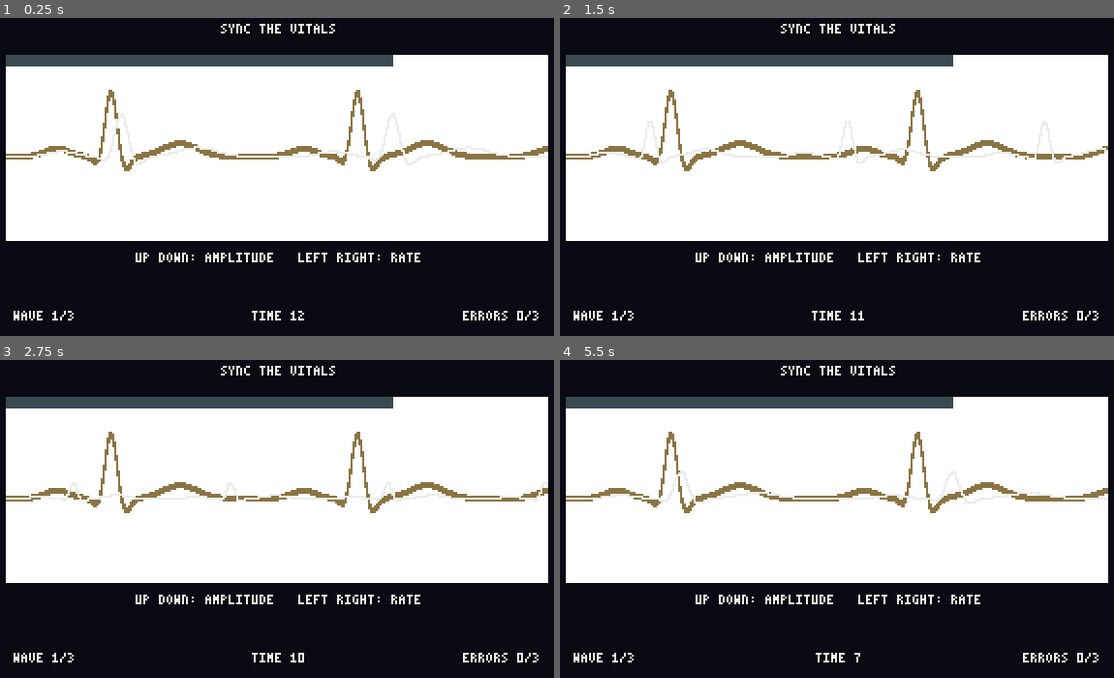
Above: before the commit, frames 1-4 (two rows, left to right).
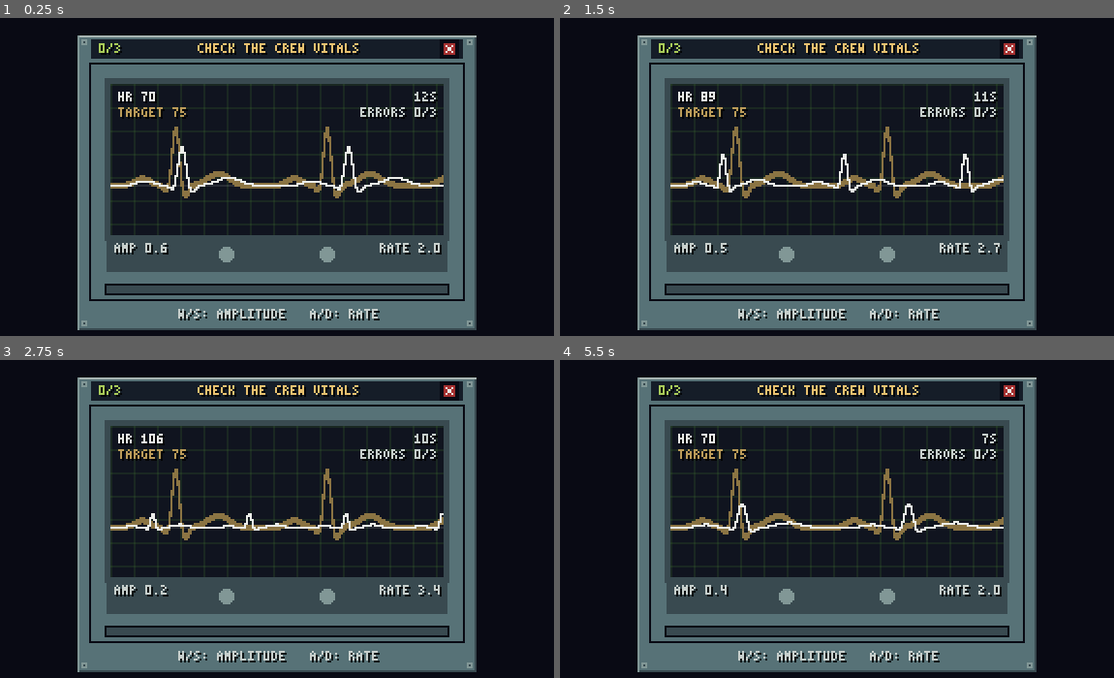
Above: after the commit, the same moments.

Repository: HattoriLoL/Artemis-Adventure
Game: Godot game, scene res://cenas/minigame_vitais.tscn
Two runs of this game, one before a commit and one after it. Both use one fixed random seed, a clock stepped at 60 frames per second and the inputs below. This scene is started directly instead of the project's main scene.
Inputs (mouse positions are in pixels of both pictures, inside the frame that each line leads up to):
- Up to frame 1 (0.25 s): no input
- Up to frame 2 (1.5 s): tap Enter (ui_accept) at 0.5, 0.77 s; move the mouse to (975, 164) at 0.52 s; hold D (direita) 0.53-1.28 s; hold E (usar) 0.53-1.28 s; click (975, 164) at 0.67 s; move the mouse to (715, 199) at 1.27 s; hold S (baixo) from 1.28 s (still down); tap Shift at 1.35 s; click (715, 199) at 1.42 s
- Up to frame 3 (2.75 s): tap Enter (ui_accept) at 1.52 s; move the mouse to (337, 449) at 2.02 s; release S (baixo) at 2.03 s; hold D (direita) from 2.03 s (still down); tap X at 2.1 s; click (337, 449) at 2.17 s
- Up to frame 4 (5.5 s): move the mouse to (803, 595) at 2.77 s; release D (direita) at 2.78 s; hold W (cima) 2.78-3.53 s; tap J at 2.85 s; click (803, 595) at 2.92 s; tap Enter (ui_accept) at 3.02, 3.77, 4.52 s; move the mouse to (1025, 576) at 3.52 s; hold A (esquerda) 3.53-5.03 s; tap 1 at 3.6 s; click (1025, 576) at 3.67 s; tap Escape (ui_cancel) at 4.15 s; move the mouse to (648, 471) at 4.27 s; tap 2 at 4.35 s; click (648, 471) at 4.42 s; move the mouse to (870, 525) at 5.02 s; hold S (baixo) from 5.03 s (still down); tap 3 at 5.1 s; click (870, 525) at 5.17 s

The runs differ from the first frame. In frame 1, 77% of the frame differs, in the area x 1-99%, y 1-99%; in frame 2, 77%; in frame 3, 77%; in frame 4, 77%.

Commit message:
Sinais vitais: tarefa CHECK THE CREW VITALS no Habitat (nos beliches), só no dia seguinte à erupção solar, +10 HEALTH
- o boletim desse dia avisa que a tripulação tomou uma dose de radiação; o computador mostra a tarefa na previsão
- minigame no padrão dos outros com o eletrocardiograma do PR: sinal falhou, taxa_erro() e comecou() (antes,
  perder rendia tudo), X e Esc, demo; frequência cardíaca na tela em bpm
- tutorial de primeira vez com um fato real (Artemis I: Helga e Zohar, NASA)

Diff:
--- a/jogo/cenas/minigame_vitais.tscn
+++ b/jogo/cenas/minigame_vitais.tscn
@@ -1,49 +1,13 @@
-[gd_scene format=3 uid="uid://de3qqqr46kn3h"]
+[gd_scene load_steps=2 format=3]
 
-[ext_resource type="Script" uid="uid://761pimqk85tt" path="res://scripts/minigame_vitais.gd" id="1_456su"]
+[ext_resource type="Script" path="res://scripts/minigame_vitais.gd" id="1_vitais"]
 
-[node name="MinigameVitais" type="Control" unique_id=1121374527]
+[node name="MinigameVitais" type="Control"]
 layout_mode = 3
-anchors_preset = 0
-script = ExtResource("1_456su")
-
-[node name="Fundo" type="ColorRect" parent="." unique_id=1346489084]
-layout_mode = 0
-offset_right = 320.0
-offset_bottom = 180.0
-color = Color(0.03529412, 0.039215688, 0.078431375, 1)
-
-[node name="Area" type="ColorRect" parent="." unique_id=1700309593]
-layout_mode = 0
-offset_left = 20.0
-offset_top = 24.0
-offset_right = 300.0
-offset_bottom = 120.0
-
-[node name="Grafico" type="Control" parent="." unique_id=1200557190]
-anchors_preset = 0
-offset_left = 20.0
-offset_top = 24.0
-offset_right = 300.0
-offset_bottom = 120.0
-
-[node name="Barra" type="ColorRect" parent="." unique_id=2936550]
-layout_mode = 0
-offset_left = 20.0
-offset_top = 24.0
-offset_right = 220.0
-offset_bottom = 30.0
-color = Color(0.22352941, 0.2901961, 0.3137255, 1)
-
-[node name="Cheia" type="ColorRect" parent="." unique_id=1543947599]
-layout_mode = 0
-offset_left = 60.0
-offset_top = 140.0
-offset_right = 60.0
-offset_bottom = 146.0
-color = Color(0.9098039, 0.75686276, 0.4392157, 1)
-
-[node name="Textos" type="Control" parent="." unique_id=1341940983]
-anchors_preset = 0
-offset_right = 320.0
-offset_bottom = 180.0
+anchors_preset = 15
+anchor_right = 1.0
+anchor_bottom = 1.0
+grow_horizontal = 2
+grow_vertical = 2
+mouse_filter = 2
+script = ExtResource("1_vitais")
--- a/jogo/dados/recursos.json
+++ b/jogo/dados/recursos.json
@@ -16,6 +16,7 @@
   "habitat/refeicao": {"comida": -5, "condicao": 10},
   "habitat/agua": {"oxigenio": 8},
   "habitat/chuveiro": {"condicao": 8},
+  "habitat/vitais": {"condicao": 10},
   "estufa/regar": {"comida": 5, "condicao": 5, "oxigenio": 3},
   "estufa/irrigacao": {"comida": 5},
   "abrigo/blindagem": {},
--- a/jogo/dados/tutoriais.json
+++ b/jogo/dados/tutoriais.json
@@ -157,5 +157,17 @@
   "fato": "ON THE ISS, NASA'S XROOTS TEST GREW PLANTS WITH NO SOIL: WATER AND NUTRIENTS REACH THE ROOTS AS A MIST OR A THIN FLOW. IT COULD FEED BIGGER GARDENS ON FUTURE MISSIONS.",
   "fonte": "NASA - XROOTS ON THE ISS",
   "url": "https://science.nasa.gov/biological-physical/investigations/xroots/"
+ },
+ "vitais": {
+  "titulo": "CHECK THE CREW VITALS",
+  "passos": [
+   "[W] [S] CHANGE THE AMPLITUDE OF YOUR WAVE.",
+   "[A] [D] CHANGE ITS RATE (THE HEART BEATS PER MINUTE).",
+   "MATCH THE YELLOW WAVE FOR 2 SECONDS. 3 WAVES IN ALL.",
+   "RUNNING OUT OF TIME ON A WAVE IS AN ERROR."
+  ],
+  "fato": "ON ARTEMIS I, TWO MANNEQUIN TORSOS, HELGA AND ZOHAR, FLEW AROUND THE MOON WITH OVER 5,600 RADIATION SENSORS. ZOHAR WORE A SHIELDING VEST AND HELGA DID NOT, TO MEASURE THE DOSE A CREW WOULD TAKE.",
+  "fonte": "NASA - ARTEMIS I SPACE RADIATION RESEARCH",
+  "url": "https://www.nasa.gov/general/artemis-i-space-radiation-research-to-help-moon-mars-explorers/"
  }
 }
--- a/jogo/salas/habitat.json
+++ b/jogo/salas/habitat.json
@@ -104,6 +104,13 @@
    "y": 100,
    "texto": "REMOVE THE MOON DUST",
    "minigame": "res://cenas/minigame_chuveiro.tscn"
+  },
+  {
+   "id": "vitais",
+   "x": 276,
+   "y": 128,
+   "texto": "CHECK THE CREW VITALS",
+   "minigame": "res://cenas/minigame_vitais.tscn"
   }
  ],
  "inicio": [
--- a/jogo/scripts/ciclo_dias.gd
+++ b/jogo/scripts/ciclo_dias.gd
@@ -16,6 +16,7 @@
 const TELA_POUSO := "res://cenas/escolha_pouso.tscn"
 const EVENTOS_SOLARES := "res://dados/eventos_solares.json"
 const BLINDAGEM := "abrigo/blindagem"         # o dia da erupção sempre oferece reforçar a blindagem
+const VITAIS := "habitat/vitais"              # e o dia seguinte a ela, o exame dos sinais vitais da tripulação
 const LARANJA := Color("#de9e41")
 
 const PRETO := Color("#090a14")
@@ -206,6 +207,8 @@
 	hoje = regras["dias"][Missao.dia - 1]["tarefas"].duplicate()
 	if Missao.dia == Missao.dia_erupcao and not BLINDAGEM in hoje:
 		hoje.append(BLINDAGEM)
+	if Missao.dia_erupcao > 0 and Missao.dia == Missao.dia_erupcao + 1 and not VITAIS in hoje:
+		hoje.append(VITAIS)
 	acoes = 0
 	Recursos.noite = eh_noite(Missao.dia)
 	Missao.historico.append({"dia": Missao.dia, "noite": Recursos.noite, "acoes": [], "ids": [], "valores": {}})
@@ -392,6 +395,8 @@
 		return quebrar("SPACE WEATHER: solar activity rising. A solar storm is likely tomorrow. Reinforcing the shielding cuts the dose. Details on the navigation computer.", largura)
 	if Missao.dia == Missao.dia_erupcao:
 		return quebrar("SOLAR STORM TODAY: when the alarm sounds, run to the shielded shelter.", largura)
+	if Missao.dia == Missao.dia_erupcao + 1:
+		return quebrar("AFTER THE STORM: the crew took a radiation dose. Check their vitals at the bunks in the habitat.", largura)
 	return []
 
 
--- a/jogo/scripts/computador_navegacao.gd
+++ b/jogo/scripts/computador_navegacao.gd
@@ -17,6 +17,7 @@
 const Ciclo = preload("res://scripts/ciclo_dias.gd")
 const EVENTOS := "res://dados/eventos_solares.json"
 const BLINDAGEM := "abrigo/blindagem"
+const VITAIS := "habitat/vitais"
 const HORIZONTE := 2                  # dias à frente que o modelo solar enxerga (o boletim só vê 1)
 
 const BRANCO := Color("#ebede9")
@@ -227,6 +228,8 @@
 		mapa.ciclo.regras["dias"][d - 1]["tarefas"].duplicate()
 	if d == Missao.dia_erupcao and Missao.dia >= d - 1 and not BLINDAGEM in ids:
 		ids.append(BLINDAGEM)
+	if d == Missao.dia_erupcao + 1 and Missao.dia >= Missao.dia_erupcao - 1 and not VITAIS in ids:
+		ids.append(VITAIS)
 	var nomes := []
 	for id in ids:
 		var tf: Dictionary = mapa._tarefa(id)
--- a/jogo/scripts/minigame_vitais.gd
+++ b/jogo/scripts/minigame_vitais.gd
@@ -1,13 +1,44 @@
 extends Control
+## Minigame "sinais vitais" (CHECK THE CREW VITALS), nos beliches do Habitat, no dia seguinte à erupção solar: o
+## monitor mostra o eletrocardiograma de um tripulante. A onda-alvo (amarela) é a do exame; o jogador ajusta a
+## amplitude (W/S) e o ritmo (A/D) da sua onda até as duas casarem por TEMPO_SYNC segundos. São RODADAS ondas, cada uma
+## com TEMPO_RODADA segundos; o tempo esgotado conta um erro e MAX_ERROS erros perdem o exame (sinal falhou).
+## A ideia e o eletrocardiograma (a forma da onda com P, QRS e T, as rodadas e o casamento de amplitude e ritmo)
+## vieram do PR #38 (DKuhn29).
+## Arte (paleta Apollo) em res://assets/minigames/vitais/fundo.png (192x121, com a tela do ECG lisa em TELA). Sem
+## ela, o minigame desenha uma versão provisória. A grade, as ondas, os números e os textos são desenhados aqui.
+## Contrato com o mapa: sinais `terminou`, `falhou` e `cancelou` (X ou Esc), taxa_erro(), comecou() e `demo`.
 
 signal terminou
+signal falhou
+signal cancelou
 
 const Fonte = preload("res://scripts/fonte.gd")
-
-const TEXTO := Color("#ebede9")
-const CERTO := Color("#a8ca58")
-const ERRO := Color("#cf573c")
-const DESTAQUE := Color("#e8c170")
+const DIR_ARTE := "res://assets/minigames/vitais/"
+
+const PRETO := Color("#090a14")
+const FUNDO := Color("#151d28")
+const TELA_COR := Color("#10141f")
+const CINZA_ESC := Color("#394a50")
+const CINZA := Color("#577277")
+const METAL := Color("#819796")
+const METAL_CLARO := Color("#a8b5b2")
+const BRANCO := Color("#ebede9")
+const BRANCO_SUJO := Color("#c7cfcc")
+const AMARELO := Color("#e8c170")
+const VERDE := Color("#468232")
+const VERDE_LIMA := Color("#a8ca58")
+const VERMELHO := Color("#a53030")
+const VERMELHO_CLARO := Color("#cf573c")
+
+const PAINEL := Rect2(56, 13, 208, 154)
+const JANELA := Vector2(64, 29)                   # canto do fundo (192x121) na tela
+const TAM_JANELA := Vector2(192, 121)
+const BOTAO_X := Rect2(245, 17, 8, 8)
+const TELA := Rect2(10, 10, 172, 78)              # a tela do ECG dentro do fundo
+const BASE_Y := 62.0                               # linha de base das ondas (dentro do fundo)
+const ESCALA := 34.0
+const ROTULO_Y := 92.0                             # AMP e RATE embaixo da tela
 
 const RODADAS := 3
 const MAX_ERROS := 3
@@ -22,48 +53,66 @@
 const AMP_MAX := 1.0
 const FREQ_MIN := 1.0
 const FREQ_MAX := 4.0
-
-const LARG := 280
-const CENTRO_Y := 52
-const ESCALA := 38.0
+const BPM_BASE := 20.0                             # o ritmo na tela em batimentos por minuto: 20 + 25 x ritmo
+const BPM_POR_FREQ := 25.0                         # (ritmo 1..4 -> 45..120 bpm)
+const TEMPO_MSG := 0.8
+const TEMPO_FIM := 1.2
 
 var demo := false
-
 var amp := 0.6
 var freq := 2.0
 var alvo_amp := 1.0
 var alvo_freq := 3.0
-var rodada := 0
+var rodada := 0                                    # ondas já casadas
 var erros := 0
 var tempo := TEMPO_RODADA
 var sync := 0.0
+var mexeu := false
+var acabou := false
+var perdeu := false
 var msg := ""
-var msg_cor := TEXTO
-var msg_t := 0.0
-var fim := false
-
-@onready var grafico: Control = $Grafico
-@onready var cheia: ColorRect = $Cheia
-@onready var textos: Control = $Textos
+var msg_cor := BRANCO
+var t_msg := 0.0
+var t := 0.0
+var t_fim := -1.0
+
+var tex_fundo: Texture2D
 
 
 func _ready() -> void:
+	mouse_filter = Control.MOUSE_FILTER_IGNORE
 	_criar_teclas()
-	grafico.draw.connect(_desenhar_grafico)
-	textos.draw.connect(_desenhar_textos)
+	var c := DIR_ARTE + "fundo.png"
+	tex_fundo = load(c) if ResourceLoader.exists(c) else null
 	_nova_onda()
 
 
+func _input(ev: InputEvent) -> void:
+	if acabou or demo:
+		return
+	if ev is InputEventMouseButton and ev.pressed and ev.button_index == MOUSE_BUTTON_LEFT:
+		if BOTAO_X.grow(1).has_point(get_local_mouse_position()):
+			cancelou.emit()
+	elif ev.is_action_pressed("ui_cancel"):
+		cancelou.emit()
+
+
 func _process(delta: float) -> void:
-	if not fim:
-		if msg_t > 0.0:
-			msg_t -= delta
+	t += delta
+	if not acabou:
+		if t_msg > 0.0:
+			t_msg -= delta
 		else:
 			_jogar(delta)
-	cheia.size.x = int(200.0 * sync / TEMPO_SYNC)
-	cheia.color = CERTO if _sincronizado() else DESTAQUE
-	grafico.queue_redraw()
-	textos.queue_redraw()
+	else:
+		t_fim -= delta
+		if t_fim < 0.0:
+			set_process(false)
+			if perdeu:
+				falhou.emit()
+			else:
+				terminou.emit()
+	queue_redraw()
 
 
 func _jogar(delta: float) -> void:
@@ -72,34 +121,39 @@
 		freq = move_toward(freq, alvo_freq, VEL_FREQ * delta)
 	else:
 		var v := Input.get_vector("esquerda", "direita", "cima", "baixo")
+		if v != Vector2.ZERO:
+			mexeu = true
 		freq += v.x * VEL_FREQ * delta
 		amp -= v.y * VEL_AMP * delta
 	amp = clampf(amp, AMP_MIN, AMP_MAX)
 	freq = clampf(freq, FREQ_MIN, FREQ_MAX)
-
 	tempo -= delta
-	if _sincronizado():
+	if sincronizado():
 		sync += delta
 	else:
 		sync = maxf(0.0, sync - PERDA_SYNC * delta)
-
 	if sync >= TEMPO_SYNC:
 		rodada += 1
 		if rodada >= RODADAS:
-			_finalizar(false)
+			acabou = true
+			t_fim = TEMPO_FIM
+			_mensagem("VITALS SYNCED!", VERDE_LIMA)
 		else:
-			_mensagem("WAVE LOCKED", CERTO)
+			_mensagem("WAVE LOCKED", VERDE_LIMA)
 			_nova_onda()
 	elif tempo <= 0.0:
 		erros += 1
 		if erros >= MAX_ERROS:
-			_finalizar(true)
+			acabou = true
+			perdeu = true
+			t_fim = TEMPO_FIM + 0.6
+			_mensagem("SIGNAL LOST - EXAM FAILED", VERMELHO_CLARO)
 		else:
-			_mensagem("TIME OUT", ERRO)
+			_mensagem("TIME OUT (%d/%d)" % [erros, MAX_ERROS], VERMELHO_CLARO)
 			_nova_onda()
 
 
-func _sincronizado() -> bool:
+func sincronizado() -> bool:
 	return absf(amp - alvo_amp) <= TOL_AMP and absf(freq - alvo_freq) <= TOL_FREQ
 
 
@@ -108,7 +162,7 @@
 	tempo = TEMPO_RODADA
 	alvo_amp = snappedf(randf_range(0.3, AMP_MAX), 0.1)
 	alvo_freq = snappedf(randf_range(FREQ_MIN, FREQ_MAX), 0.1)
-	while _sincronizado():
+	while sincronizado():
 		alvo_amp = snappedf(randf_range(0.3, AMP_MAX), 0.1)
 		alvo_freq = snappedf(randf_range(FREQ_MIN, FREQ_MAX), 0.1)
 
@@ -116,26 +170,25 @@
 func _mensagem(texto: String, cor: Color) -> void:
 	msg = texto
 	msg_cor = cor
-	msg_t = 0.8
-
-
-func _finalizar(perdeu: bool) -> void:
-	fim = true
-	if perdeu:
-		msg = "SIGNAL LOST"
-		msg_cor = ERRO
-	else:
-		msg = "VITALS SYNCED"
-		msg_cor = CERTO
-	var taxa_erro := erros / float(erros + RODADAS)
-	await get_tree().create_timer(0.5).timeout
-	terminou.emit()
-
-
+	t_msg = TEMPO_MSG
+
+
+## Fração das ondas perdidas por tempo entre todas as ondas jogadas.
+func taxa_erro() -> float:
+	return erros / maxf(1.0, float(erros + rodada))
+
+
+## Já começou a jogar: a partir daqui, fechar no X ou no Esc conta como desistir (o mapa trata como falha).
+func comecou() -> bool:
+	return mexeu or erros > 0 or rodada > 0
+
+
+# ---------------------------------------------------------------- o eletrocardiograma (do PR #38)
 func _pico(x: float, centro: float, largura: float) -> float:
 	return exp(-pow(x - centro, 2.0) / (2.0 * largura * largura))
 
 
+## A forma de um batimento: onda P, complexo QRS e onda T; `f` batimentos na largura da tela.
 func _ecg(x: float, a: float, f: float) -> float:
 	var p := fposmod(x * f, 1.0)
 	var v := 0.12 * _pico(p, 0.20, 0.05)
@@ -146,41 +199,113 @@
 	return v * a
 
 
-func _alturas(a: float, f: float) -> PackedInt32Array:
-	var ys := PackedInt32Array()
-	for x in range(LARG):
-		ys.append(CENTRO_Y - int(round(_ecg(float(x) / LARG, a, f) * ESCALA)))
-	return ys
-
-
 func _tracar(a: float, f: float, cor: Color, esp: int) -> void:
-	var ys := _alturas(a, f)
-	for x in range(LARG):
-		var y0 := ys[x]
-		var y1 := ys[maxi(x - 1, 0)]
-		var topo := mini(y0, y1) - esp
-		var base := maxi(y0, y1) + esp
-		grafico.draw_rect(Rect2(x, topo, 1, base - topo + 1), cor)
-
-
-func _desenhar_grafico() -> void:
-	grafico.draw_rect(Rect2(0, CENTRO_Y, LARG, 1), Color(TEXTO, 0.15))   # linha de base
-	_tracar(alvo_amp, alvo_freq, DESTAQUE.darkened(0.4), 1)   # alvo: faixa de 3 px, mais escura
-	_tracar(amp, freq, CERTO if _sincronizado() else TEXTO, 0)   # jogador: 1 px, por cima
-
-
-func _desenhar_textos() -> void:
-	Fonte.centralizado(textos, "SYNC THE VITALS", 160, 8, TEXTO)
-	Fonte.centralizado(textos, "UP DOWN: AMPLITUDE   LEFT RIGHT: RATE", 160, 126, TEXTO)
-	Fonte.desenhar(textos, "WAVE " + str(mini(rodada + 1, RODADAS)) + "/" + str(RODADAS), Vector2(24, 156), TEXTO)
-	Fonte.centralizado(textos, "TIME " + str(maxi(0, ceili(tempo))), 160, 156, TEXTO)
-	var e := "ERRORS " + str(erros) + "/" + str(MAX_ERROS)
-	Fonte.desenhar(textos, e, Vector2(296 - 4 * e.length(), 156), ERRO if erros > 0 else TEXTO)
-	if msg_t > 0.0 or fim:
-		Fonte.centralizado(textos, msg, 160, 70, msg_cor)
+	var larg := int(TELA.size.x)
+	var antes := 0
+	for x in larg:
+		var y := int(round(BASE_Y - _ecg(float(x) / larg, a, f) * ESCALA))
+		if x == 0:
+			antes = y
+		var topo := mini(y, antes) - esp
+		var base := maxi(y, antes) + esp
+		draw_rect(Rect2(JANELA + Vector2(TELA.position.x + x, topo), Vector2(1, base - topo + 1)), cor)
+		antes = y
+
+
+# ---------------------------------------------------------------- desenho
+func _draw() -> void:
+	draw_rect(Rect2(0, 0, 320, 180), Color(PRETO, 0.68))
+	_moldura()
+	Fonte.centralizado(self, "CHECK THE CREW VITALS", PAINEL.position.x + PAINEL.size.x / 2.0,
+		PAINEL.position.y + 5, AMARELO)
+	Fonte.desenhar(self, "%d/%d" % [rodada, RODADAS], PAINEL.position + Vector2(12, 5), VERDE_LIMA)
+	draw_rect(BOTAO_X.grow(1), PRETO)
+	draw_rect(BOTAO_X.grow_individual(-1, -1, -1, -1), VERMELHO)
+	for k in 4:
+		draw_rect(Rect2(BOTAO_X.position + Vector2(2 + k, 2 + k), Vector2.ONE), BRANCO)
+		draw_rect(Rect2(BOTAO_X.position + Vector2(5 - k, 2 + k), Vector2.ONE), BRANCO)
+	draw_rect(Rect2(JANELA - Vector2.ONE, TAM_JANELA + Vector2(2, 2)), PRETO)
+	if tex_fundo:
+		draw_texture(tex_fundo, JANELA)
+	else:
+		_fundo_provisorio()
+	_tela()
+	_rotulos()
+	_barra_sync()
+	var y_txt := JANELA.y + TAM_JANELA.y + 5
+	if t_msg > 0.0 or acabou:
+		Fonte.centralizado(self, msg, 160, y_txt, msg_cor)
+	else:
+		Fonte.centralizado(self, "W/S: AMPLITUDE   A/D: RATE", 160, y_txt, BRANCO_SUJO)
+
+
+## A tela do ECG: grade de monitor, linha de base, a onda-alvo (faixa amarela) e a do jogador por cima, os batimentos
+## por minuto e o tempo que resta.
+func _tela() -> void:
+	var r := Rect2(JANELA + TELA.position, TELA.size)
+	if not tex_fundo:
+		draw_rect(r, TELA_COR)
+	for x in range(0, int(TELA.size.x), 12):
+		draw_rect(Rect2(r.position + Vector2(x, 0), Vector2(1, TELA.size.y)), Color(VERDE, 0.18))
+	for y in range(0, int(TELA.size.y), 12):
+		draw_rect(Rect2(r.position + Vector2(0, y), Vector2(TELA.size.x, 1)), Color(VERDE, 0.18))
+	draw_rect(Rect2(JANELA + Vector2(TELA.position.x, BASE_Y), Vector2(TELA.size.x, 1)), Color(BRANCO, 0.12))
+	_tracar(alvo_amp, alvo_freq, AMARELO.darkened(0.4), 1)
+	var cor := VERDE_LIMA if sincronizado() else BRANCO
+	if acabou and perdeu:
+		cor = VERMELHO_CLARO
+	_tracar(amp, freq, cor, 0)
+	Fonte.desenhar(self, "HR %d" % roundi(BPM_BASE + freq * BPM_POR_FREQ), r.position + Vector2(4, 4), cor)
+	Fonte.desenhar(self, "TARGET %d" % roundi(BPM_BASE + alvo_freq * BPM_POR_FREQ), r.position + Vector2(4, 12),
+		AMARELO.darkened(0.2))
+	var tt := "%dS" % maxi(0, ceili(tempo))
+	Fonte.desenhar(self, tt, r.position + Vector2(TELA.size.x - 4 - Fonte.largura(tt), 4),
+		VERMELHO_CLARO if tempo < 4.0 and fmod(t, 0.5) < 0.3 else BRANCO_SUJO)
+	var e := "ERRORS %d/%d" % [erros, MAX_ERROS]
+	Fonte.desenhar(self, e, r.position + Vector2(TELA.size.x - 4 - Fonte.largura(e), 12),
+		VERMELHO_CLARO if erros > 0 else BRANCO_SUJO)
+
+
+## Os rótulos dos dois botões giratórios do painel, com o valor do jogador.
+func _rotulos() -> void:
+	Fonte.desenhar(self, "AMP %.1f" % amp, JANELA + Vector2(12, ROTULO_Y), BRANCO_SUJO)
+	var tx := "RATE %.1f" % freq
+	Fonte.desenhar(self, tx, JANELA + Vector2(180 - Fonte.largura(tx), ROTULO_Y), BRANCO_SUJO)
+
+
+## Quanto falta para travar a onda (casada por TEMPO_SYNC segundos).
+func _barra_sync() -> void:
+	var r := Rect2(JANELA + Vector2(8, TAM_JANELA.y - 7), Vector2(TAM_JANELA.x - 16, 4))
+	draw_rect(r.grow(1), PRETO)
+	draw_rect(r, CINZA_ESC)
+	var f := 1.0 if (acabou and not perdeu) else clampf(sync / TEMPO_SYNC, 0.0, 1.0)
+	draw_rect(Rect2(r.position, Vector2(roundf(r.size.x * f), r.size.y)), VERDE_LIMA if sincronizado() else AMARELO)
+
+
+func _fundo_provisorio() -> void:
+	draw_rect(Rect2(JANELA, TAM_JANELA), CINZA)
+	draw_rect(Rect2(JANELA + TELA.position - Vector2(3, 3), TELA.size + Vector2(6, 6)), CINZA_ESC)
+	draw_rect(Rect2(JANELA + Vector2(8, 89), Vector2(176, 18)), CINZA_ESC)
+	draw_circle(JANELA + Vector2(70, 98), 4.0, METAL)
+	draw_circle(JANELA + Vector2(122, 98), 4.0, METAL)
+
+
+func _moldura() -> void:
+	var p := PAINEL
+	draw_rect(p, PRETO)
+	draw_rect(p.grow(-1), CINZA)
+	draw_rect(Rect2(p.position + Vector2(1, 1), Vector2(p.size.x - 2, 1)), METAL_CLARO)
+	draw_rect(Rect2(p.position + Vector2(1, 1), Vector2(1, p.size.y - 2)), METAL)
+	draw_rect(Rect2(p.position + Vector2(2, p.size.y - 2), Vector2(p.size.x - 3, 1)), CINZA_ESC)
+	draw_rect(Rect2(p.position + Vector2(p.size.x - 2, 2), Vector2(1, p.size.y - 3)), CINZA_ESC)
+	for c in [Vector2(3, 3), Vector2(p.size.x - 6, 3), Vector2(3, p.size.y - 6), Vector2(p.size.x - 6, p.size.y - 6)]:
+		draw_rect(Rect2(p.position + c, Vector2(3, 3)), METAL)
+		draw_rect(Rect2(p.position + c + Vector2.ONE, Vector2.ONE), CINZA_ESC)
+	draw_rect(Rect2(p.position + Vector2(8, 3), Vector2(p.size.x - 16, 10)), FUNDO)
 
 
 func _criar_teclas() -> void:
+	# para a cena rodar sozinha com F6: no jogo, quem cria as teclas é o mapa
 	var teclas := {"esquerda": [KEY_A, KEY_LEFT], "direita": [KEY_D, KEY_RIGHT], "cima": [KEY_W, KEY_UP],
 		"baixo": [KEY_S, KEY_DOWN], "usar": [KEY_E, KEY_X, KEY_J, KEY_ENTER]}
 	for acao in teclas:
